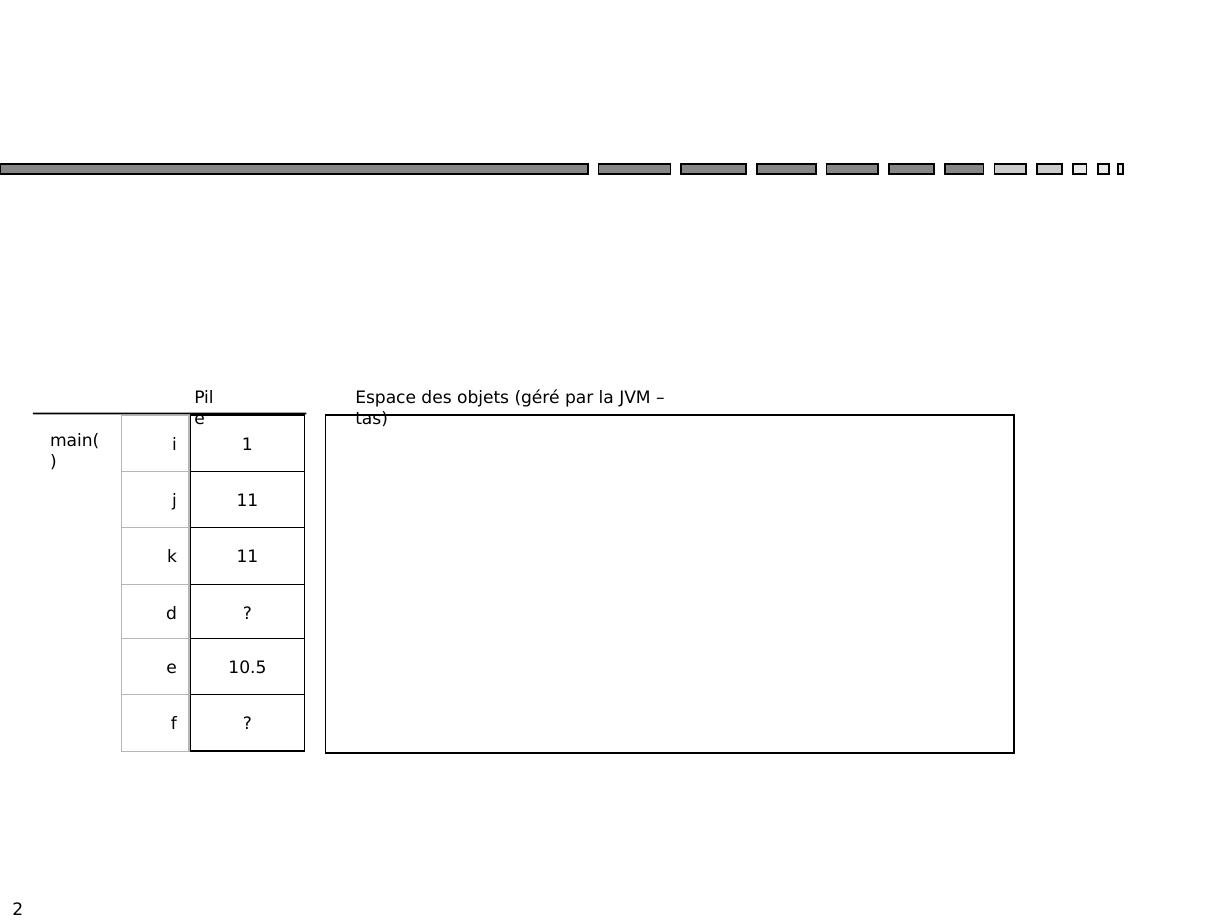
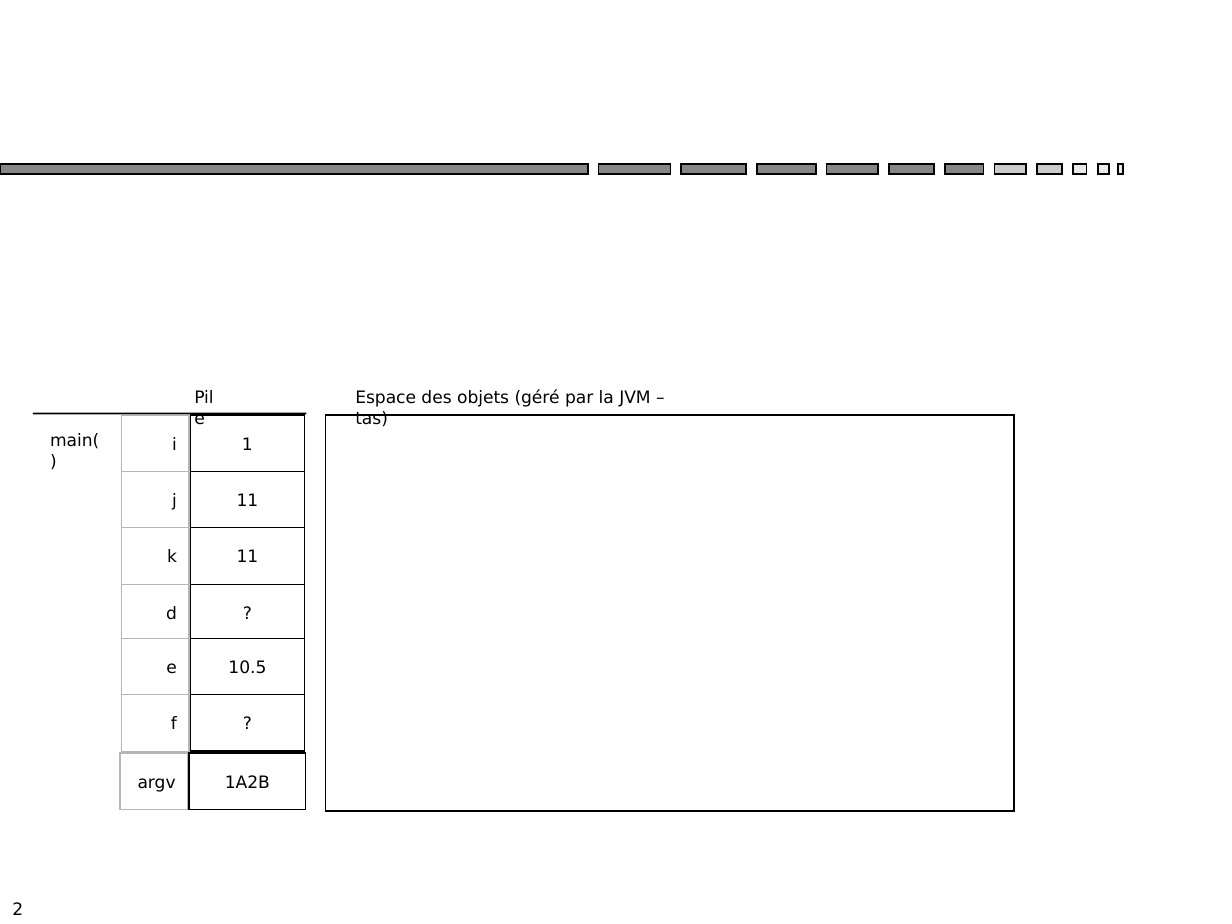
Before and after one commit to IUT-Blagnac/POO, a slide deck: slide 2 of POO/genImages/TD1.ppt. Drawn at 1232x924 pixels with LibreOffice and Linux fonts; fonts in the diff are those of the drawing. Boxes give left, top, right and bottom in pixels: in the first picture for what was removed or moved away, otherwise in the second. Text is boxed around its words. In the diff, an @@ line names an element or a change of style, - is before the commit and + after.

```diff
--- a/POO/genImages/TD1.ppt
+++ b/POO/genImages/TD1.ppt
@@ rectangle: place and size @@
-rectangle at [325, 415, 1014, 753]
+rectangle at [325, 415, 1014, 812]
@@ rectangle added at [120, 753, 187, 809], fill #FFFFFF, outline #B6B6B6 0.74 pt, 10 pt, text #000000 @@
+argv
@@ rectangle added at [188, 753, 306, 809], fill #FFFFFF, outline #000000 0.74 pt, 10 pt, text #000000 @@
+1A2B
```
Also in this commit, not shown: 18 other slides changed, 13 other files.
